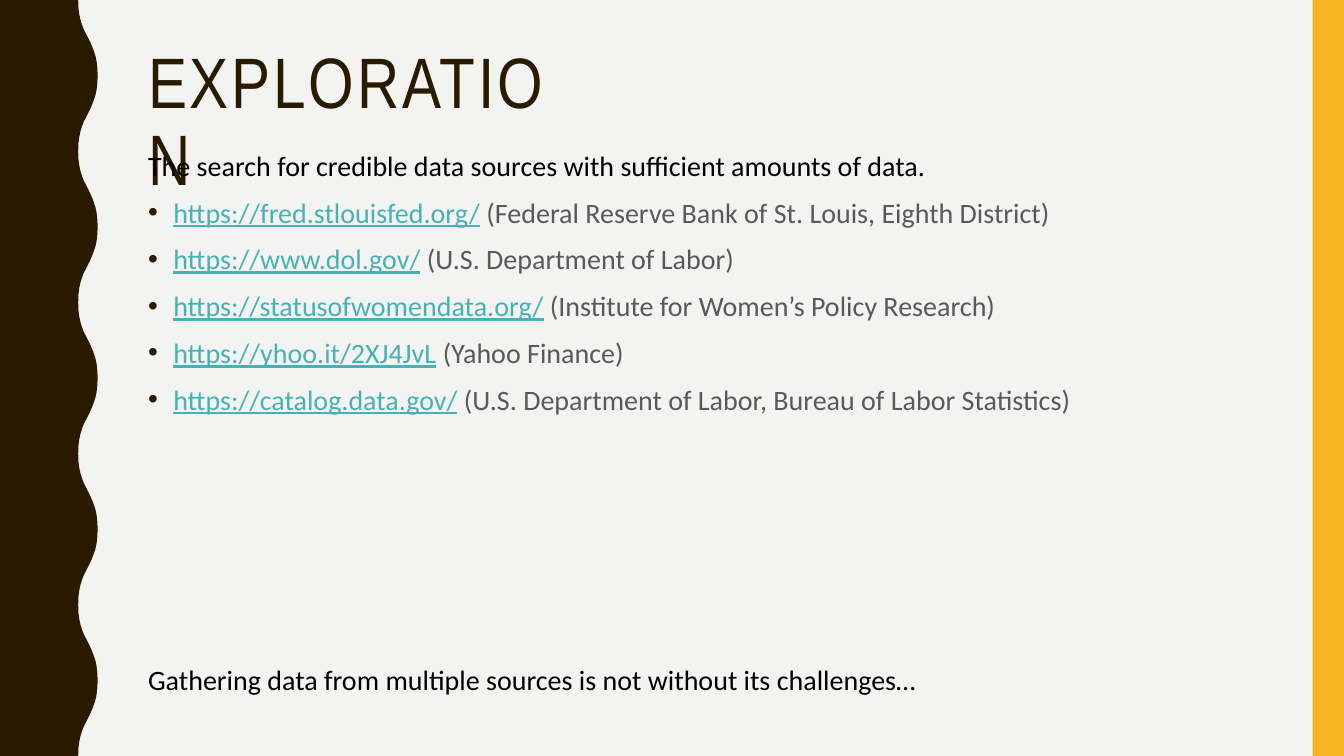
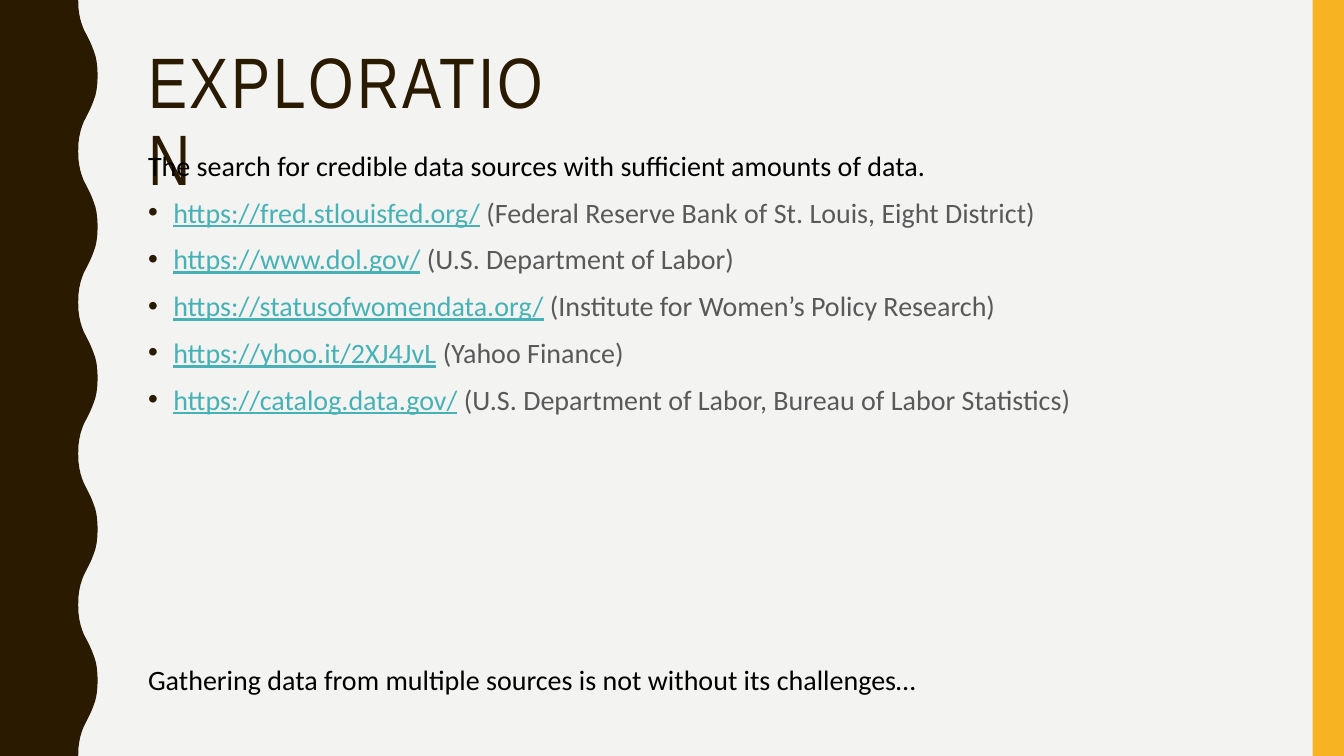
Before and after one commit to kathleeng77/Open-Source-Project-1, a slide deck: slide 6 of presentation/women-in-workforce.pptx. Drawn at 1344x756 pixels with LibreOffice and Linux fonts; fonts in the diff are those of the drawing. Boxes give left, top, right and bottom in pixels: in the first picture for what was removed or moved away, otherwise in the second. Text is boxed around its words. In the diff, an @@ line names an element or a change of style, - is before the commit and + after.

Commit message:
checked summary grammar and added alt text to ppt

```diff
--- a/presentation/women-in-workforce.pptx
+++ b/presentation/women-in-workforce.pptx
@@ text at box(173, 202, 1035, 228): text changed @@
-• https://fred.stlouisfed.org/ (Federal Reserve Bank of St. Louis, Eighth District)
+• https://fred.stlouisfed.org/ (Federal Reserve Bank of St. Louis, Eight District)
```
Also in this commit, not shown: 11 other slides changed, 1 slide added, 1 slide removed, 5 other files.
